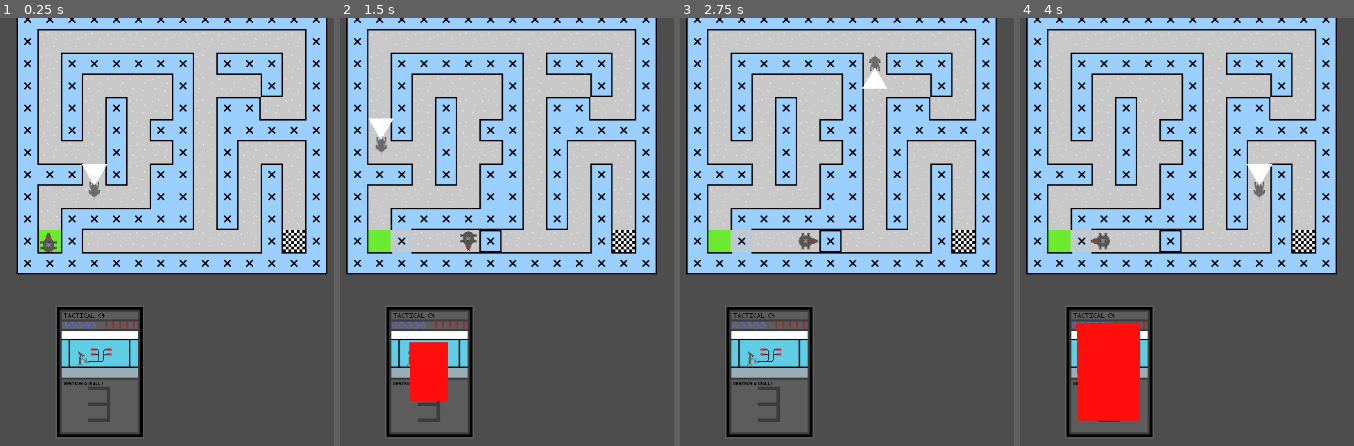
Above: before the commit, frames 1-4 (left to right).
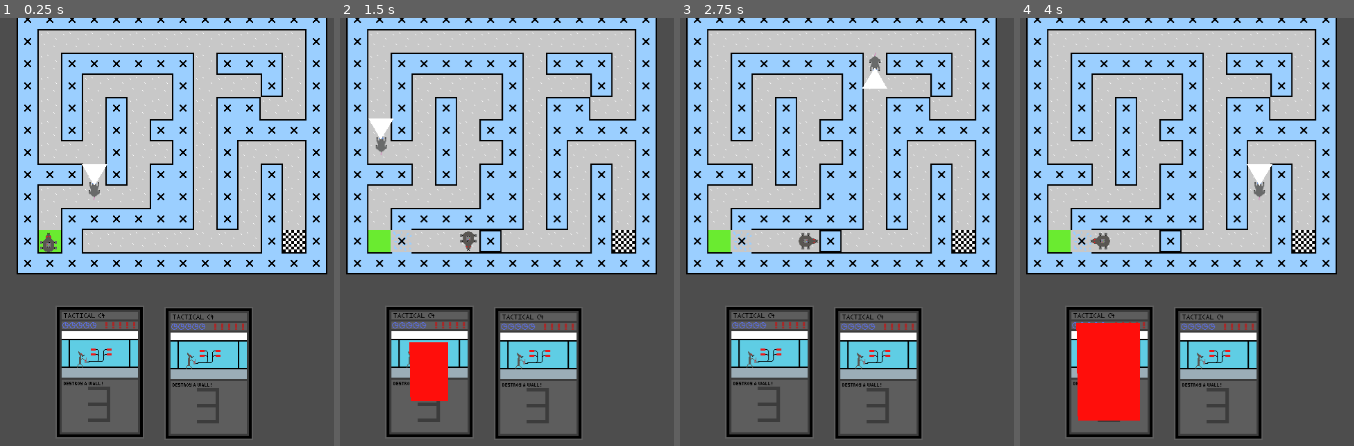
Above: after the commit, the same moments.

Repository: johannagroven/dontratmeout
Game: Godot game, scene res://main.tscn
Two runs of this game, one before a commit and one after it. Both use one fixed random seed, a clock stepped at 60 frames per second and the inputs below.
Inputs:
- Up to frame 1 (0.25 s): no input
- Up to frame 2 (1.5 s): tap Enter at 0.5 s; hold Right (ui_right) 0.53-1.28 s; tap 3 at 0.6 s; hold Down (ui_down) from 1.28 s (still down); tap 4 at 1.35 s
- Up to frame 3 (2.75 s): release Down (ui_down) at 2.03 s; hold Right (ui_right) from 2.03 s (still down); tap 3 at 2.1 s
- Up to frame 4 (4 s): release Right (ui_right) at 2.78 s; hold Up (ui_up) 2.78-3.53 s; tap 4 at 2.85 s; hold Left (ui_left) from 3.53 s (still down); tap 3 at 3.6 s

The runs differ from the first frame. In frame 1, 3.6% of the frame differs, in the area x 49-76%, y 67-99%; in frame 2, 3.7%, in the area x 46-73%, y 67-99%; in frame 3, 3.7%; in frame 4, 3.7%.

Commit message:
add wall building button but don't configure it

Diff:
--- a/main.tscn
+++ b/main.tscn
@@ -633,3 +633,6 @@
 
 [node name="WallBreak" parent="." instance=ExtResource("11_efxa6")]
 position = Vector2(88, 493)
+
+[node name="BuildWall" parent="." instance=ExtResource("11_efxa6")]
+position = Vector2(245, 495)
